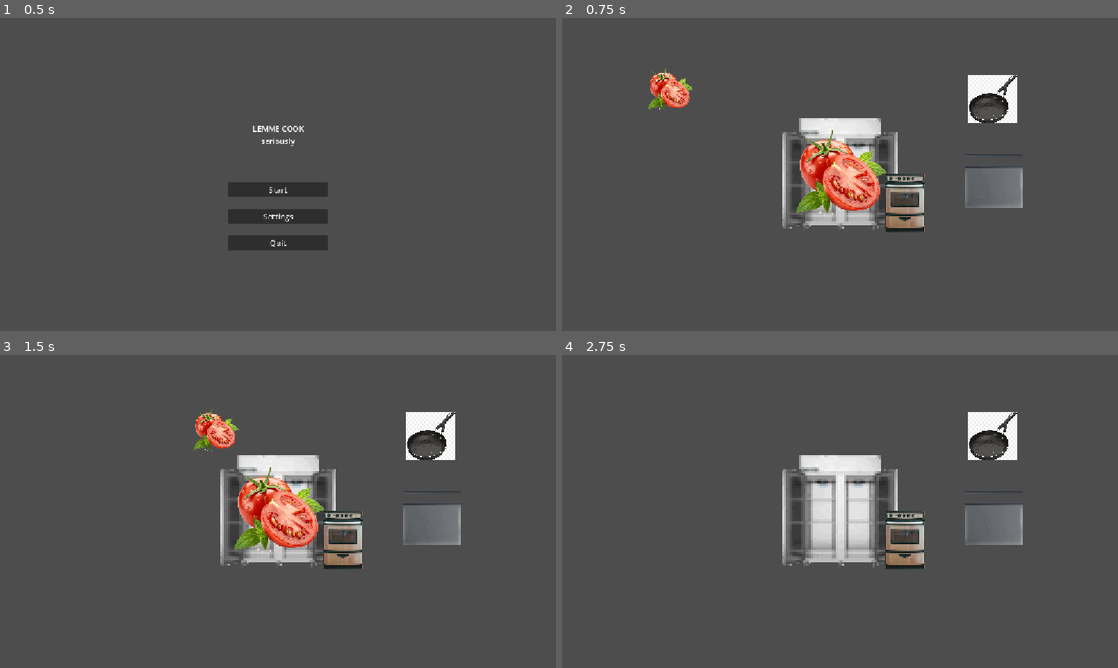
Above: before the commit, frames 1-4 (two rows, left to right).
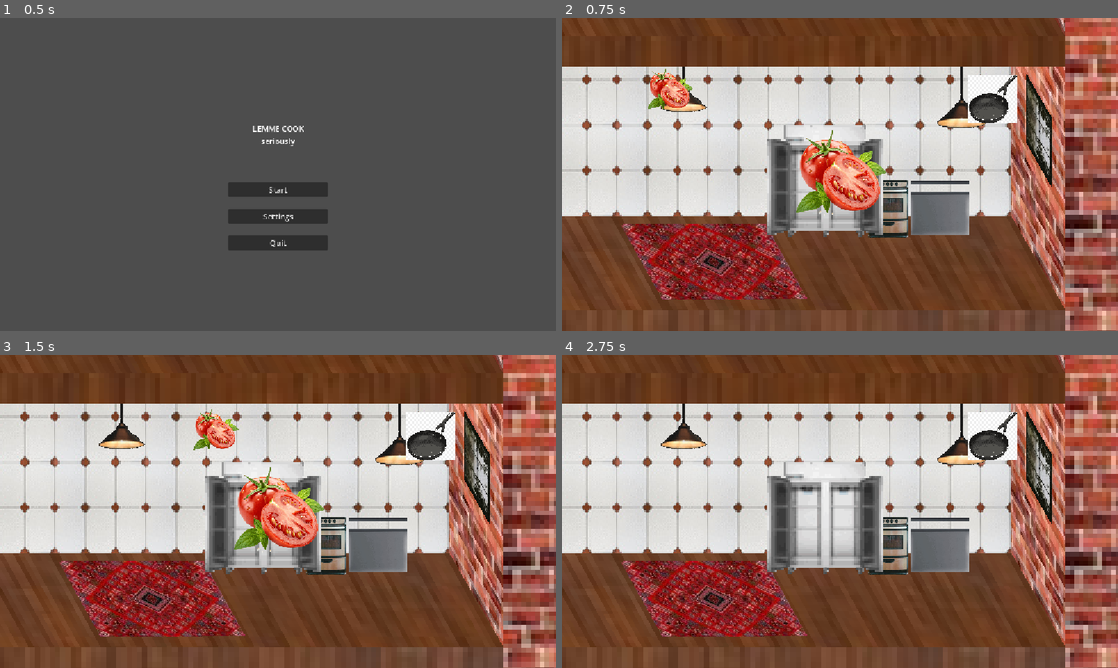
Above: after the commit, the same moments.

Repository: GrossKahn/lemme-cook
Game: Godot game, scene res://scenes/ui/menu.tscn
The game is run twice, just before and just after one commit, with the same random seed, the same clock (stepped at 60 frames per second) and the same inputs.
Inputs (mouse positions are in pixels of both pictures, inside the frame that each line leads up to):
- Up to frame 1 (0.5 s): no input
- Up to frame 2 (0.75 s): click "Start" at 0.5 s
- Up to frame 3 (1.5 s): tap Enter at 1.25 s; drag from (105, 426) to (428, 436) at 1.27 s
- Up to frame 4 (2.75 s): drag from (840, 511) to (990, 436) at 2.02 s

Frame 1 is identical in both runs. In frame 2, 93% of the frame differs, in the area x 0-100%, y 0-100%; in frame 3, 93%; in frame 4, 95%.

Commit message:
improve scene design, add new sprites

Diff:
--- a/scenes/Main.tscn
+++ b/scenes/Main.tscn
@@ -3,12 +3,98 @@
 [ext_resource type="PackedScene" uid="uid://cmuo62w0syth3" path="res://scenes/dishContainer.tscn" id="1_0bbpv"]
 [ext_resource type="PackedScene" uid="uid://vj0g2hergnvd" path="res://scenes/ingredient.tscn" id="1_elqb8"]
 [ext_resource type="Script" uid="uid://hwttka1r04u1" path="res://scenes/main.gd" id="1_rarhs"]
+[ext_resource type="Texture2D" uid="uid://ch1n1qyq45u43" path="res://assets/appliance/placeholder-floor-psx.jpg" id="2_jlsqs"]
+[ext_resource type="Texture2D" uid="uid://dnbqohi7hfvw0" path="res://assets/room/brickwall-psx.jpg" id="3_lhr70"]
+[ext_resource type="Texture2D" uid="uid://6psnkhslxv64" path="res://assets/room/tiledwall-psx.jpg" id="4_lhr70"]
 [ext_resource type="PackedScene" uid="uid://bxf2a56p2je83" path="res://scenes/kitchen.tscn" id="4_rarhs"]
+[ext_resource type="Texture2D" uid="uid://c7btty0p4iy6c" path="res://assets/room/lamp-psx.png" id="5_lhr70"]
 [ext_resource type="PackedScene" uid="uid://8dhw6sccbdhk" path="res://scenes/bridge.tscn" id="5_vcsgt"]
+[ext_resource type="Texture2D" uid="uid://kaaf4ejshrn2" path="res://assets/room/window-psx.jpg" id="5_wp0k4"]
 [ext_resource type="PackedScene" uid="uid://bfs1q8dhesx16" path="res://scenes/stove.tscn" id="6_c01mt"]
+[ext_resource type="Texture2D" uid="uid://cqo3v6slmd4g7" path="res://assets/room/carpet-psx.jpg" id="7_bjd11"]
 
 [node name="Node2D" type="Node2D" unique_id=1583293859]
 script = ExtResource("1_rarhs")
+
+[node name="Node2D" type="Node2D" parent="." unique_id=924065703]
+position = Vector2(9, -29)
+
+[node name="FloorBottom" type="Sprite2D" parent="Node2D" unique_id=1767043049]
+position = Vector2(-8.114289, 225.61649)
+scale = Vector2(10.638208, 7.490393)
+skew = -0.5061455
+texture = ExtResource("2_jlsqs")
+
+[node name="WallRightBottom" type="Sprite2D" parent="Node2D" unique_id=1260258327]
+position = Vector2(384.00003, -163.00005)
+rotation = 1.5707964
+scale = Vector2(8.085385, 6.8432508)
+skew = 1.0471975
+texture = ExtResource("3_lhr70")
+
+[node name="FloorBottomFront" type="Sprite2D" parent="Node2D" unique_id=981607987]
+position = Vector2(-174.99998, 716)
+scale = Vector2(10.5567255, 10.556726)
+texture = ExtResource("2_jlsqs")
+
+[node name="backgroundtiles" type="Sprite2D" parent="Node2D" unique_id=118255380]
+texture_repeat = 2
+position = Vector2(-408.21362, -261.50003)
+scale = Vector2(2.9427083, 2.9427083)
+texture = ExtResource("4_lhr70")
+region_enabled = true
+region_rect = Rect2(0, 0, 512, 256)
+
+[node name="FloorRoof" type="Sprite2D" parent="Node2D" unique_id=1317644104]
+position = Vector2(-164, -509.99988)
+scale = Vector2(10.638208, 7.4903936)
+skew = -0.5061456
+texture = ExtResource("2_jlsqs")
+
+[node name="Window" type="Sprite2D" parent="Node2D" unique_id=1518193633]
+position = Vector2(403.11603, -62.828888)
+rotation = -4.7088985
+scale = Vector2(2.2454052, 2.2454052)
+skew = 1.0471976
+texture = ExtResource("5_wp0k4")
+
+[node name="lamp" type="Sprite2D" parent="Node2D" unique_id=1447823461]
+position = Vector2(-335, -159.00002)
+scale = Vector2(1.905, 1.905)
+texture = ExtResource("5_lhr70")
+
+[node name="lamp2" type="Sprite2D" parent="Node2D" unique_id=847410126]
+position = Vector2(241, -132)
+rotation = 3.1415927
+scale = Vector2(-2.0659342, -2.0659342)
+texture = ExtResource("5_lhr70")
+
+[node name="WallRoof" type="Sprite2D" parent="Node2D" unique_id=1905010841]
+position = Vector2(410, -683.00006)
+rotation = 1.5707965
+scale = Vector2(8.085384, 6.84325)
+skew = 1.0471975
+texture = ExtResource("3_lhr70")
+
+[node name="FloorRoofFront" type="Sprite2D" parent="Node2D" unique_id=487201142]
+position = Vector2(-158, -226)
+scale = Vector2(10.5567255, 10.556726)
+texture = ExtResource("2_jlsqs")
+region_enabled = true
+region_rect = Rect2(0, 71, 120, 6)
+
+[node name="WallRightFront" type="Sprite2D" parent="Node2D" unique_id=1687534944]
+position = Vector2(1064.9999, 50.99997)
+rotation = 1.5707965
+scale = Vector2(9.4916525, 9.491653)
+texture = ExtResource("3_lhr70")
+
+[node name="Carpet" type="Sprite2D" parent="Node2D" unique_id=1437896497]
+position = Vector2(-270.00003, 210.00002)
+rotation = 1.0629056
+scale = Vector2(2.349, 2.349)
+skew = 0.50440013
+texture = ExtResource("7_bjd11")
 
 [node name="DishContainer" parent="." unique_id=1063629412 instance=ExtResource("1_0bbpv")]
 position = Vector2(316, -156)
@@ -18,12 +104,13 @@
 
 [node name="Camera2D" type="Camera2D" parent="." unique_id=164730218]
 
+[node name="Stove" parent="." unique_id=455412022 instance=ExtResource("6_c01mt")]
+position = Vector2(100, 71)
+
 [node name="Kitchen" parent="." unique_id=943151925 instance=ExtResource("4_rarhs")]
+position = Vector2(-31, 14)
 
 [node name="Ingredient2" parent="." unique_id=2016581130 instance=ExtResource("1_elqb8")]
 
 [node name="Bridge" parent="." unique_id=1513341203 instance=ExtResource("5_vcsgt")]
-position = Vector2(319, -40)
-
-[node name="Stove" parent="." unique_id=455412022 instance=ExtResource("6_c01mt")]
-position = Vector2(134, 60)
+position = Vector2(207, 16)
Binary file added: assets/room/back-wallpaper.jpg
Not shown, added: assets/room/back-wallpaper.jpg.import
Binary file added: assets/room/backwallpaper-psx.jpg
Not shown, added: assets/room/backwallpaper-psx.jpg.import
Binary file added: assets/room/brickwall-psx.jpg
Not shown, added: assets/room/brickwall-psx.jpg.import
Not shown, added: assets/room/brickwall.jpg.import
Binary file added: assets/room/carpet-psx.jpg
Not shown, added: assets/room/carpet-psx.jpg.import
Not shown, added: assets/room/carpet.jpg.import
Binary file added: assets/room/lamp-psx.png
Not shown, added: assets/room/lamp-psx.png.import
(and 17 more such lines)
